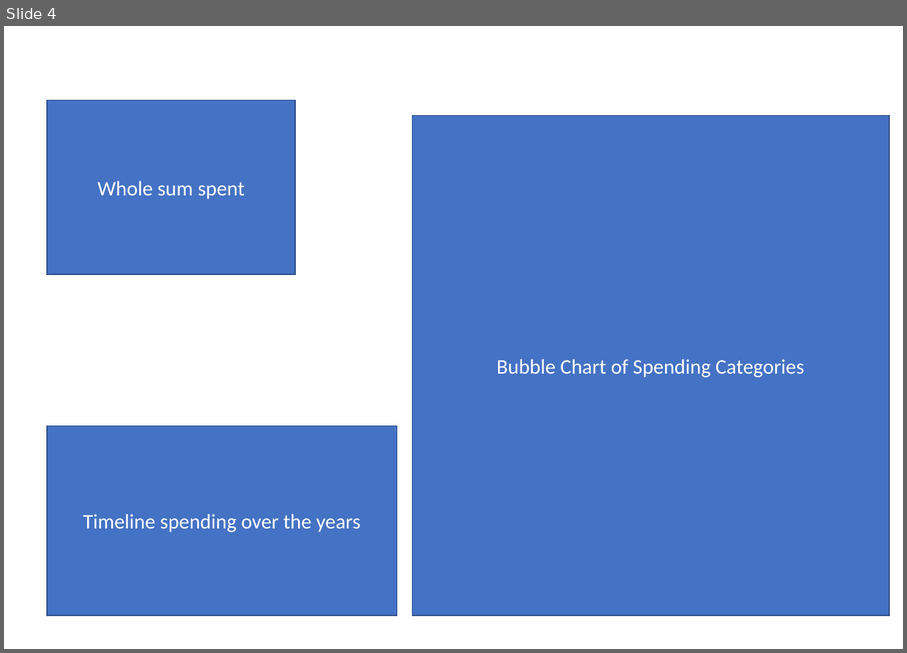
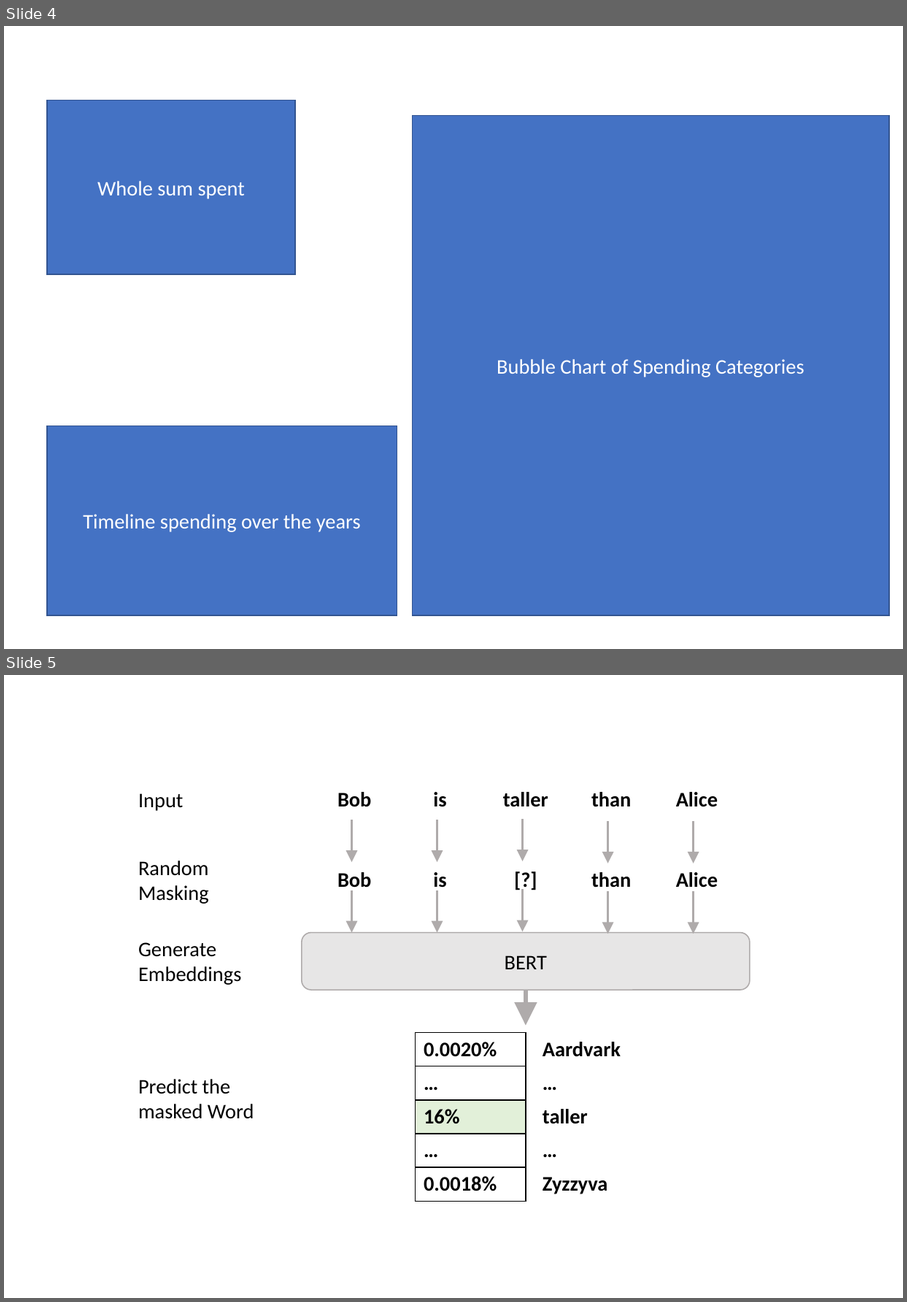
Before and after one commit to LisaRebecca/bachelor-thesis, a slide deck: Bilder/preprocessing/Presentation1.pptx. Shown one above the other, each under a label of ours: slide 4 before the commit, slides 4 and 5 after it. The pictures are 907x653 and 907x1302 pixels, drawn with LibreOffice and Linux fonts; fonts in the diff are those of the drawing. Boxes give left, top, right and bottom in pixels: in the first picture for what was removed or moved away, otherwise in the second. Text is boxed around its words. In the diff, an @@ line names an element or a change of style, - is before the commit and + after.

```diff
--- a/Bilder/preprocessing/Presentation1.pptx
+++ b/Bilder/preprocessing/Presentation1.pptx
@@ slide 5 added at (x1=4, y1=675, x2=903, y2=1298), background #FFFFFF @@
@@ table added at (x1=312, y1=783, x2=740, y2=817), 1 rows, 5 columns @@
+Bob | is | taller | than | Alice
@@ text added at (x1=138, y1=793, x2=183, y2=811), 18 pt, text #000000 @@
+Input
@@ arrow added from (352, 820) to (352, 862), #AFABAB 2 pt @@
@@ arrow added from (438, 820) to (438, 862), #AFABAB 2 pt @@
@@ arrow added from (523, 819) to (523, 861), #AFABAB 2 pt @@
@@ arrow added from (608, 821) to (608, 863), #AFABAB 2 pt @@
@@ arrow added from (694, 821) to (694, 863), #AFABAB 2 pt @@
@@ text added at (x1=138, y1=860, x2=209, y2=903), 18 pt, text #000000 @@
+Random Masking
@@ table added at (x1=312, y1=863, x2=740, y2=898), 1 rows, 5 columns @@
+Bob | is | [?] | than | Alice
@@ arrow added from (352, 890) to (352, 933), #AFABAB 2 pt @@
@@ arrow added from (438, 890) to (438, 933), #AFABAB 2 pt @@
@@ arrow added from (523, 889) to (523, 932), #AFABAB 2 pt @@
@@ arrow added from (608, 891) to (608, 934), #AFABAB 2 pt @@
@@ arrow added from (694, 891) to (694, 934), #AFABAB 2 pt @@
@@ rounded rectangle added at (x1=302, y1=933, x2=751, y2=990), fill #E7E6E6, outline #AFABAB 1 pt, 18 pt, text #000000 @@
+BERT
@@ text added at (x1=138, y1=942, x2=241, y2=985), 18 pt, text #000000 @@
+Generate Embeddings
@@ arrow added from (527, 990) to (527, 1025), #AFABAB 4 pt @@
@@ table added at (x1=416, y1=1032, x2=527, y2=1201), 5 rows, 1 columns @@
+0.0020%
+…
+16%
+…
+0.0018%
@@ table added at (x1=535, y1=1032, x2=645, y2=1201), 5 rows, 1 columns @@
+Aardvark
+…
+taller
+…
+Zyzzyva
@@ text added at (x1=138, y1=1079, x2=254, y2=1119), 18 pt, text #000000 @@
+Predict the masked Word
```
Also in this commit, not shown: 1 slide removed, 19 other files.
